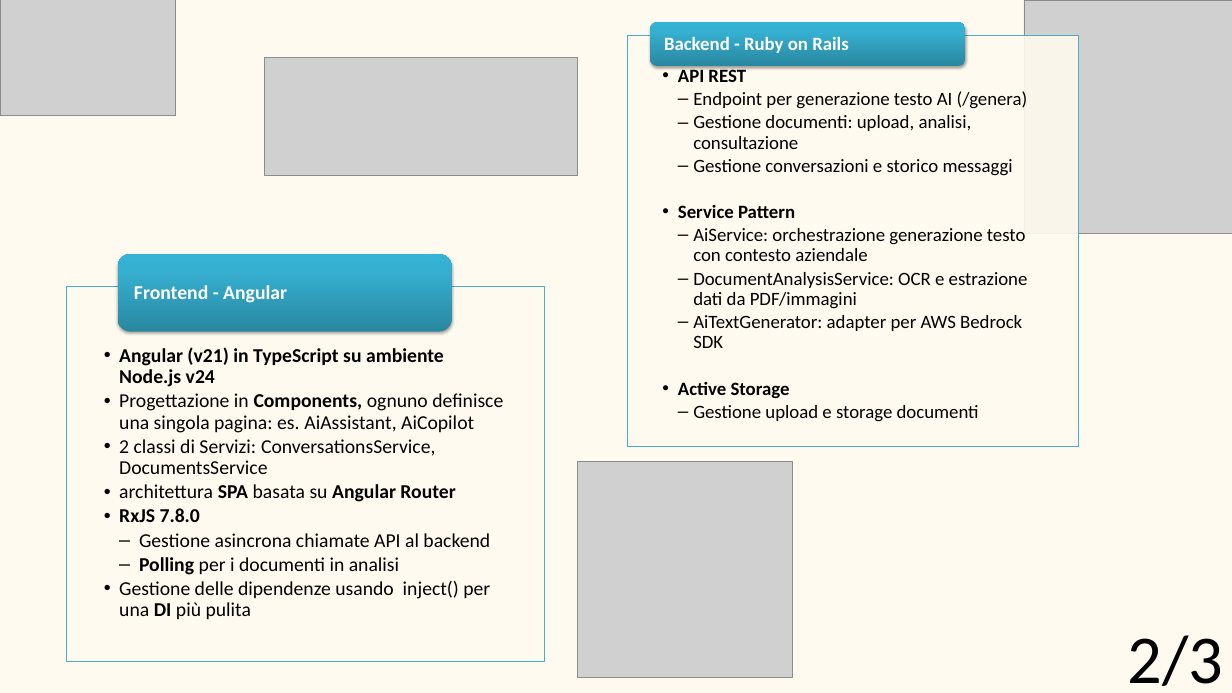
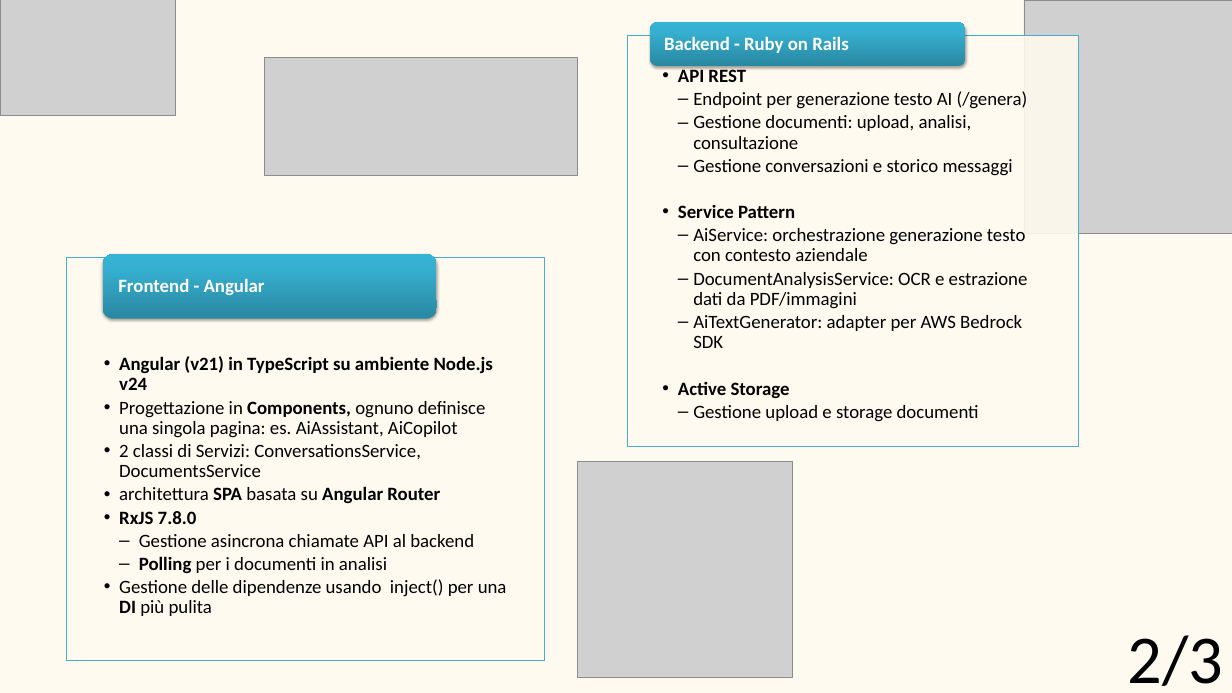
Before and after one commit to BugBustersUnipd/DocumentazioneSWE, a slide deck: slide 3 of RTB/TECNOLOGIE/Tecnologie.pptx. Drawn at 1232x693 pixels with LibreOffice and Linux fonts; fonts in the diff are those of the drawing; grey boxes stand for pictures. Boxes give left, top, right and bottom in pixels: in the first picture for what was removed or moved away, otherwise in the second. Text is boxed around its words. In the diff, an @@ line names an element or a change of style, - is before the commit and + after.

```diff
--- a/RTB/TECNOLOGIE/Tecnologie.pptx
+++ b/RTB/TECNOLOGIE/Tecnologie.pptx
@@ text "Angular (v21) in TypeScript su ...": place and size @@
-text "Angular (v21) in TypeScript su ..." at <box>119,347,503,620</box>
+text "Angular (v21) in TypeScript su ..." at <box>119,356,507,616</box>
@@ text "Angular (v21) in TypeScript su ..." at <box>119,356,507,616</box>: size 23 to 22 pt @@
@@ rectangle: place and size @@
-rectangle at <box>67,286,544,661</box>
+rectangle at <box>67,257,544,660</box>
@@ rounded rectangle: place and size @@
-rounded rectangle at <box>118,254,452,331</box>
+rounded rectangle at <box>103,254,437,318</box>
@@ text "Frontend - Angular" at <box>118,278,265,295</box>: size 23 to 22 pt @@
@@ text "Frontend - Angular": place and size @@
-text "Frontend - Angular" at <box>134,285,287,303</box>
+text "Frontend - Angular" at <box>118,278,265,295</box>
```
Also in this commit, not shown: 2 other slides changed, 1 other file.
